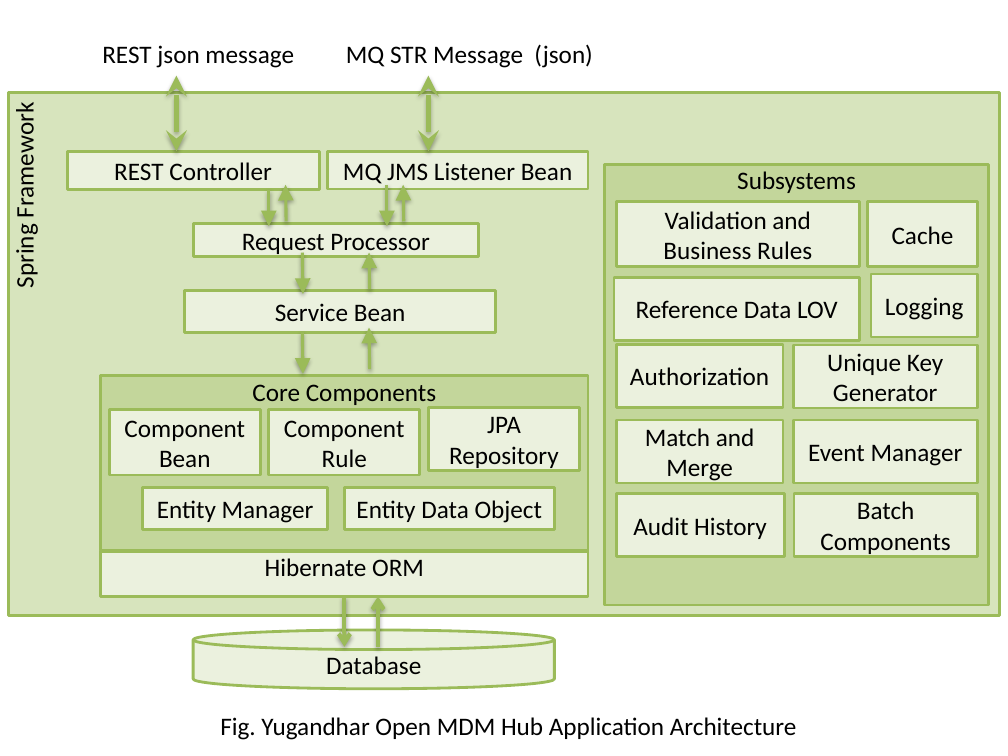
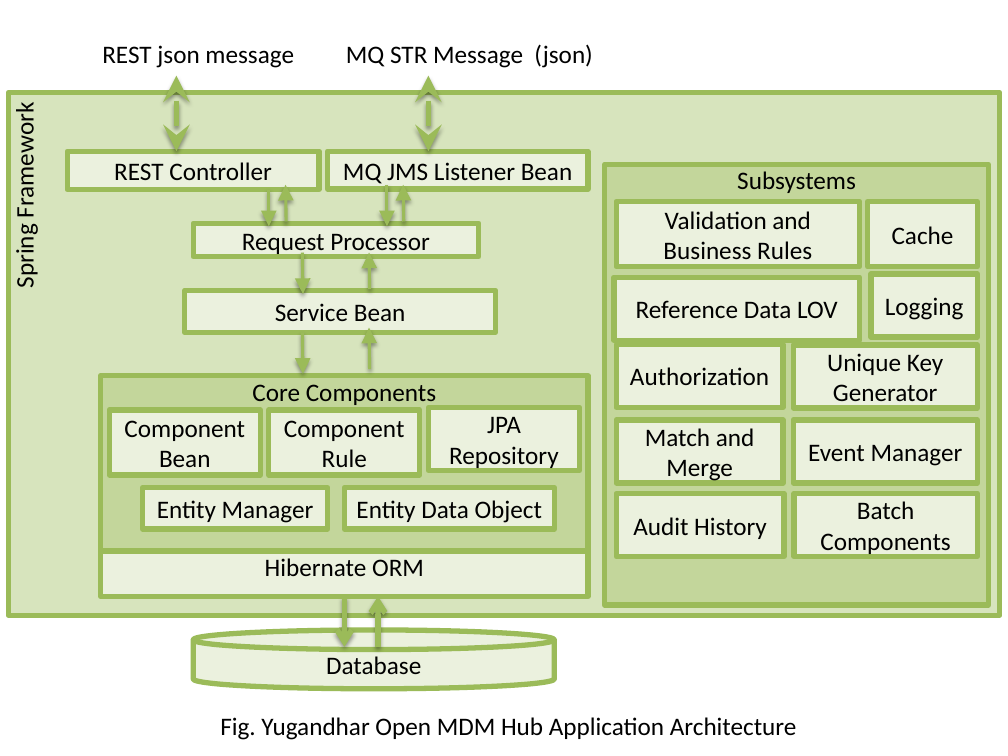
Before and after one commit to yugandharproject/YugandharMDMHubDocs, a slide deck: slide 1 of yugandhar-openmdm-doc/Architecture.pptx. Drawn at 1008x756 pixels with LibreOffice and Linux fonts; fonts in the diff are those of the drawing. Boxes give left, top, right and bottom in pixels: in the first picture for what was removed or moved away, otherwise in the second. Text is boxed around its words. In the diff, an @@ line names an element or a change of style, - is before the commit and + after.

```diff
--- a/yugandhar-openmdm-doc/Architecture.pptx
+++ b/yugandhar-openmdm-doc/Architecture.pptx
@@ double arrow (176, 76) - (176, 151): stroke #9BBB59 3 pt to #9BBB59 3.82 pt @@
@@ double arrow (428, 76) - (428, 151): stroke #9BBB59 3 pt to #9BBB59 3.82 pt @@
@@ outline #9BBB59 2 pt to #9BBB59 3.78 pt in 20 elements at (8, 93, 999, 616), (101, 376, 588, 550), (68, 151, 320, 190), (328, 151, 588, 190), (194, 223, 479, 256), (109, 410, 260, 476), (269, 410, 420, 476), (143, 488, 328, 529), (194, 630, 554, 688), (345, 488, 554, 529), (101, 551, 588, 597), (605, 164, 989, 605), (614, 277, 860, 340), (616, 345, 783, 407), (871, 274, 978, 337), (616, 494, 784, 556), (793, 345, 978, 407), (616, 420, 783, 483), (793, 420, 978, 483), (794, 494, 978, 556) @@
@@ arrow (345, 597) - (345, 647): stroke #9BBB59 3 pt to #9BBB59 3.82 pt @@
@@ arrow (378, 647) - (378, 597): stroke #9BBB59 3 pt to #9BBB59 3.82 pt @@
```
Also in this commit, not shown: 2 other slides changed, 13 slides added, 1 slide removed, 4 other files.
